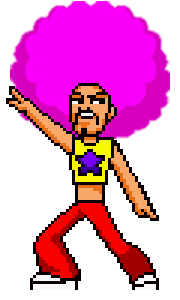
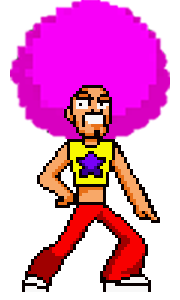
Before/after of a 180px x 300px layered artwork. What changed in the layer stack:
hid "Layer 19" over [6, 83, 159, 290]
showed "Layer 12" over [22, 85, 160, 292]
removed layer "fro copy 4" over [10, 1, 170, 139]
added layer "fro 5" above "fro 4" over [10, 0, 170, 139]
